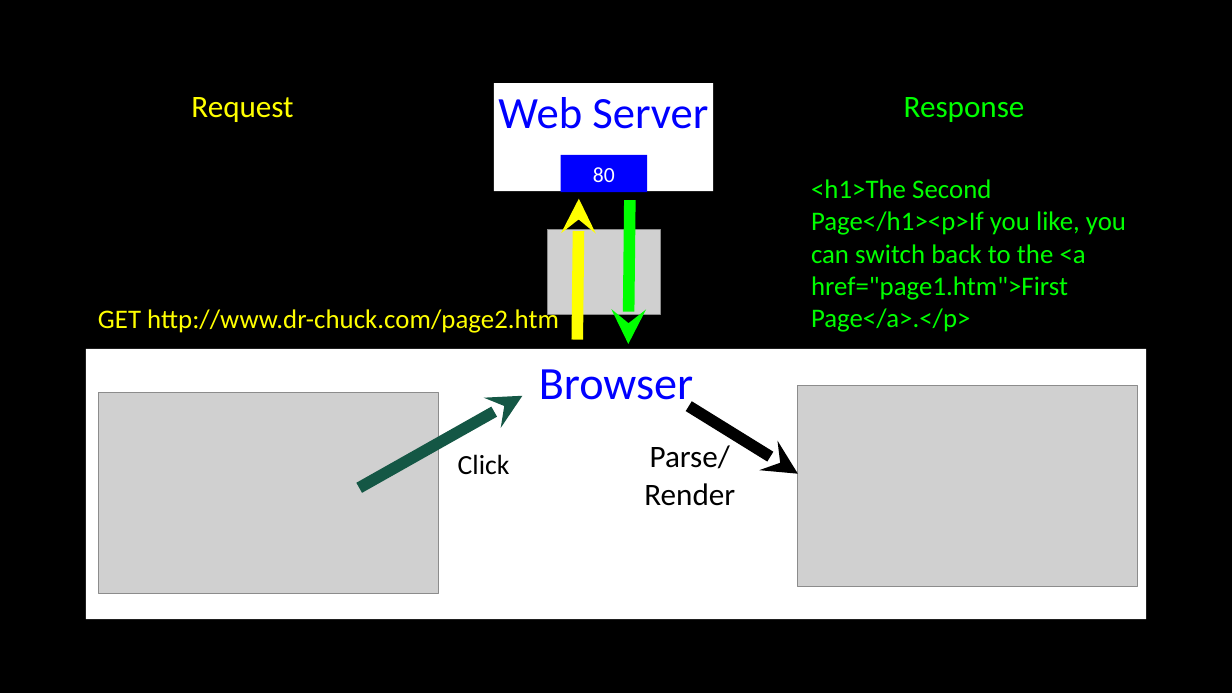
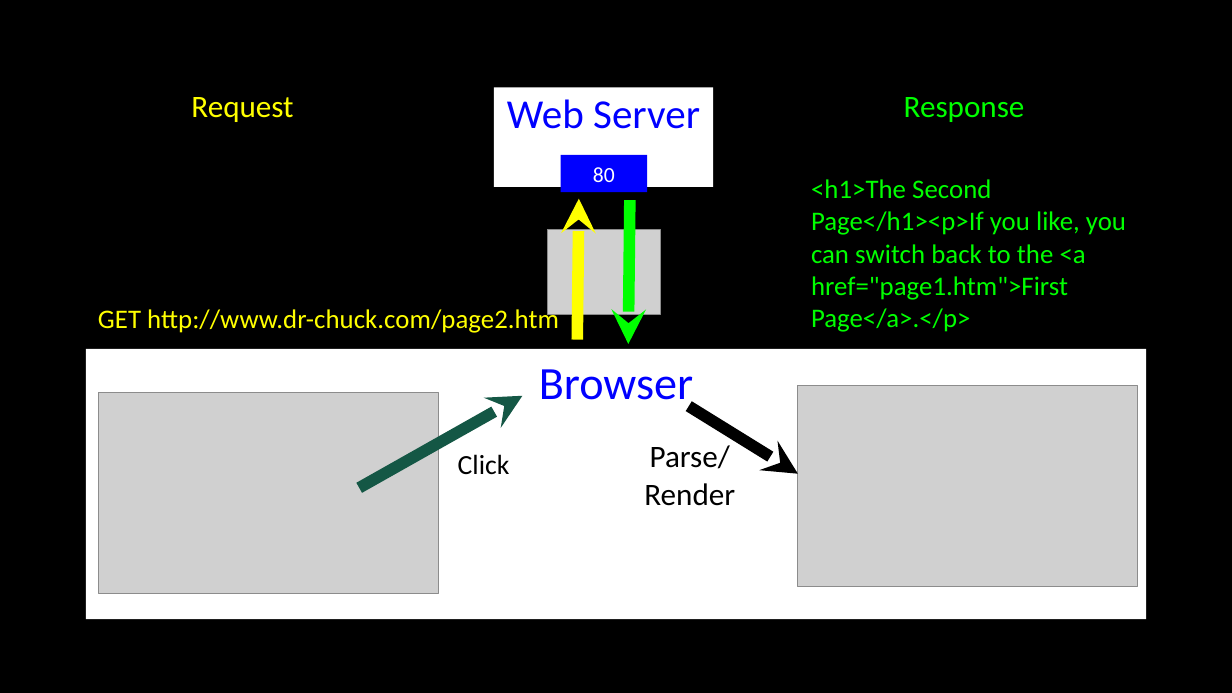
Before and after one commit to csev/dj4e, a slide deck: slide 2 of lectures/DJ-05-MVC.pptx. Drawn at 1232x693 pixels with LibreOffice and Linux fonts; fonts in the diff are those of the drawing; grey boxes stand for pictures. Boxes give left, top, right and bottom in pixels: in the first picture for what was removed or moved away, otherwise in the second. Text is boxed around its words. In the diff, an @@ line names an element or a change of style, - is before the commit and + after.

Commit message:
Updates

```diff
--- a/lectures/DJ-05-MVC.pptx
+++ b/lectures/DJ-05-MVC.pptx
@@ rectangle "Web Server": place and size @@
-rectangle "Web Server" at (494,83,714,191)
+rectangle "Web Server" at (494,88,714,188)
@@ rectangle "Web Server" at (494,88,714,188): size 34.8 to 32 pt @@
```
